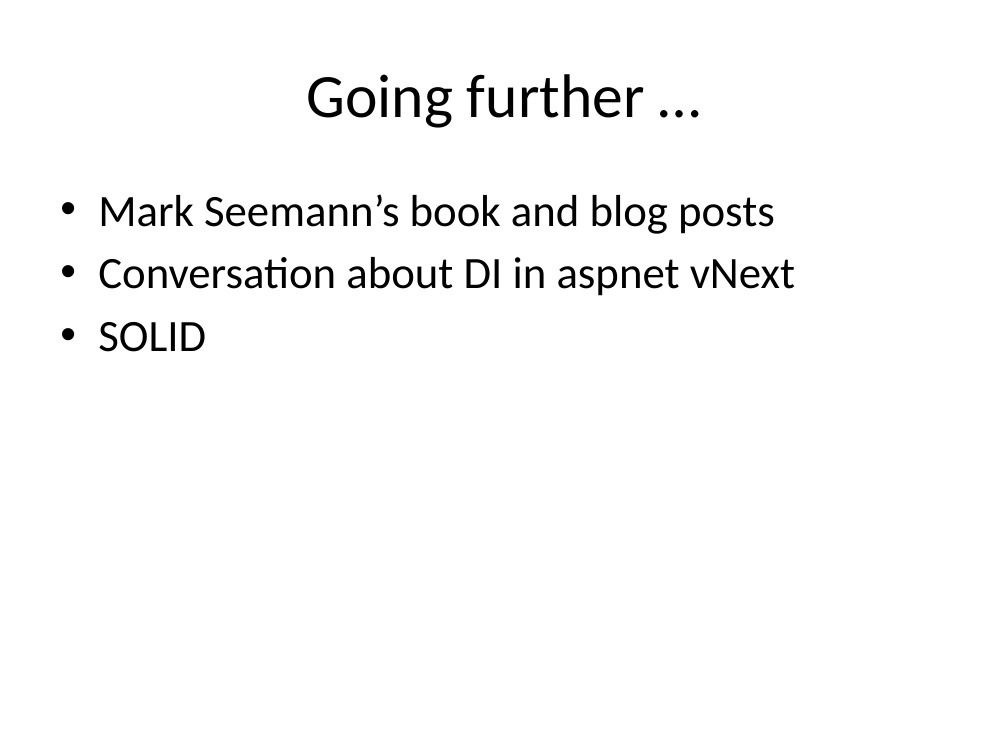
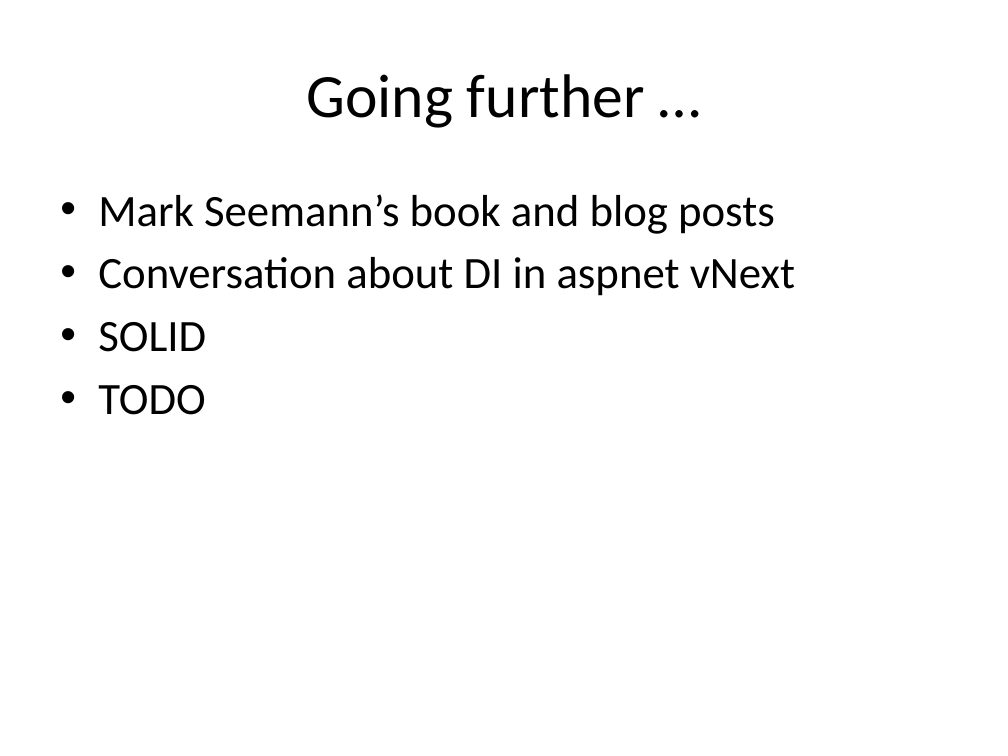
Before and after one commit to tsimbalar/DependencyInjectionTheRightWay, a slide deck: slide 45 of Dependency Injection - the right way.pptx (slide 44 before the commit). Drawn at 1008x756 pixels with LibreOffice and Linux fonts; fonts in the diff are those of the drawing. Boxes give left, top, right and bottom in pixels: in the first picture for what was removed or moved away, otherwise in the second. Text is boxed around its words. In the diff, an @@ line names an element or a change of style, - is before the commit and + after.

```diff
--- a/Dependency Injection - the right way.pptx
+++ b/Dependency Injection - the right way.pptx
@@ text at [98, 385, 205, 415]: paragraph added @@
+• TODO
```
Also in this commit, not shown: 2 other slides changed, 4 slides added, 1 slide removed.
